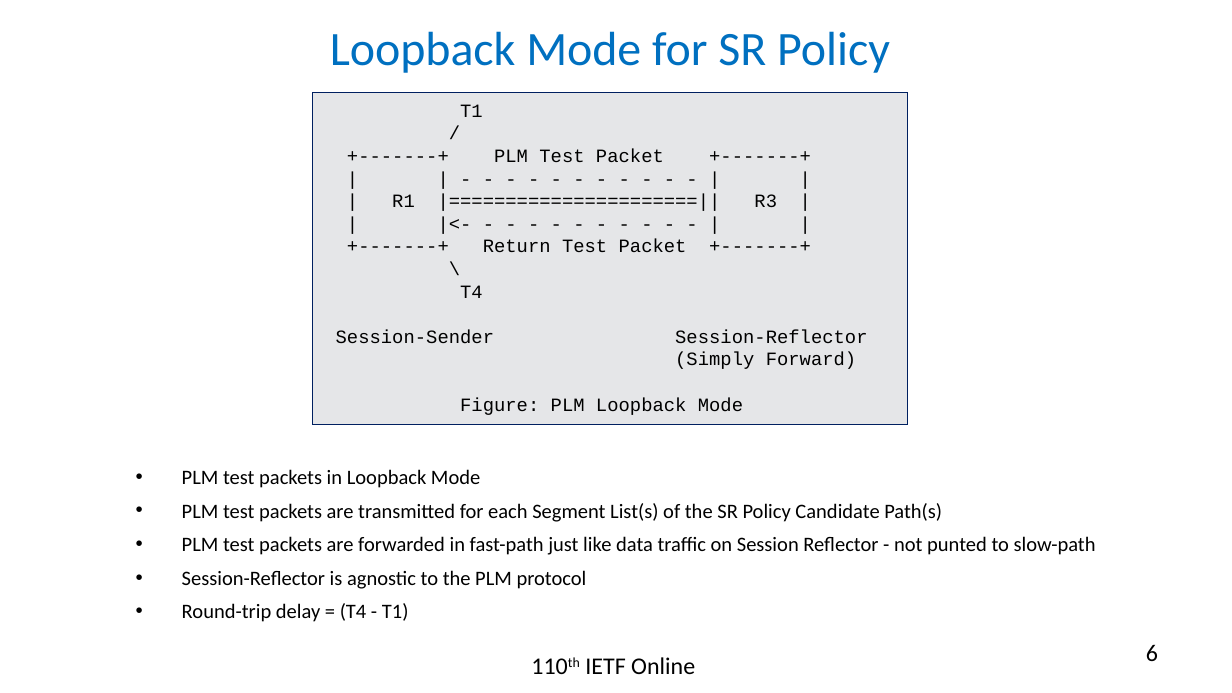
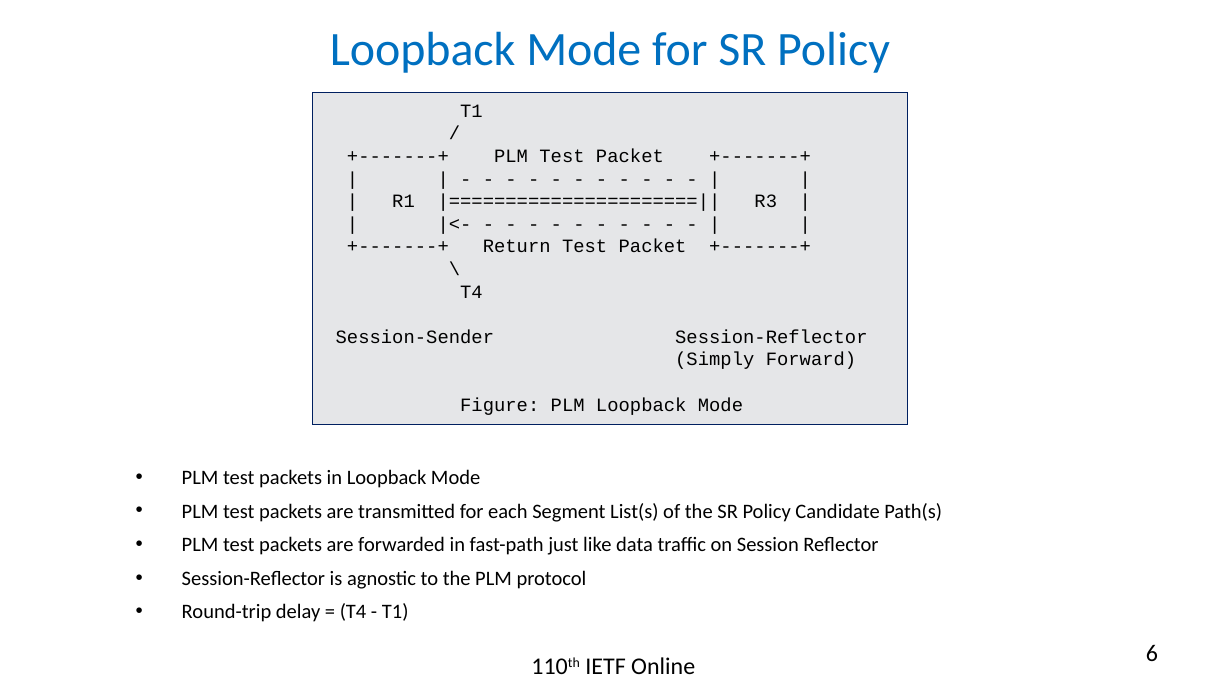
Before and after one commit to rakgandhi/ietf-slides, a slide deck: slide 6 of draft-gandhi-spring-sr-enhanced-plm-04.pptx. Drawn at 1232x693 pixels with LibreOffice and Linux fonts; fonts in the diff are those of the drawing. Boxes give left, top, right and bottom in pixels: in the first picture for what was removed or moved away, otherwise in the second. Text is boxed around its words. In the diff, an @@ line names an element or a change of style, - is before the commit and + after.

```diff
--- a/draft-gandhi-spring-sr-enhanced-plm-04.pptx
+++ b/draft-gandhi-spring-sr-enhanced-plm-04.pptx
@@ text at <box>182,536,878,555</box>: text changed @@
-• PLM test packets are forwarded in fast-path just like data traffic on Session Reflector - not punted to slow-path
+• PLM test packets are forwarded in fast-path just like data traffic on Session Reflector
```
Also in this commit, not shown: 3 other slides changed, 5 other files.
